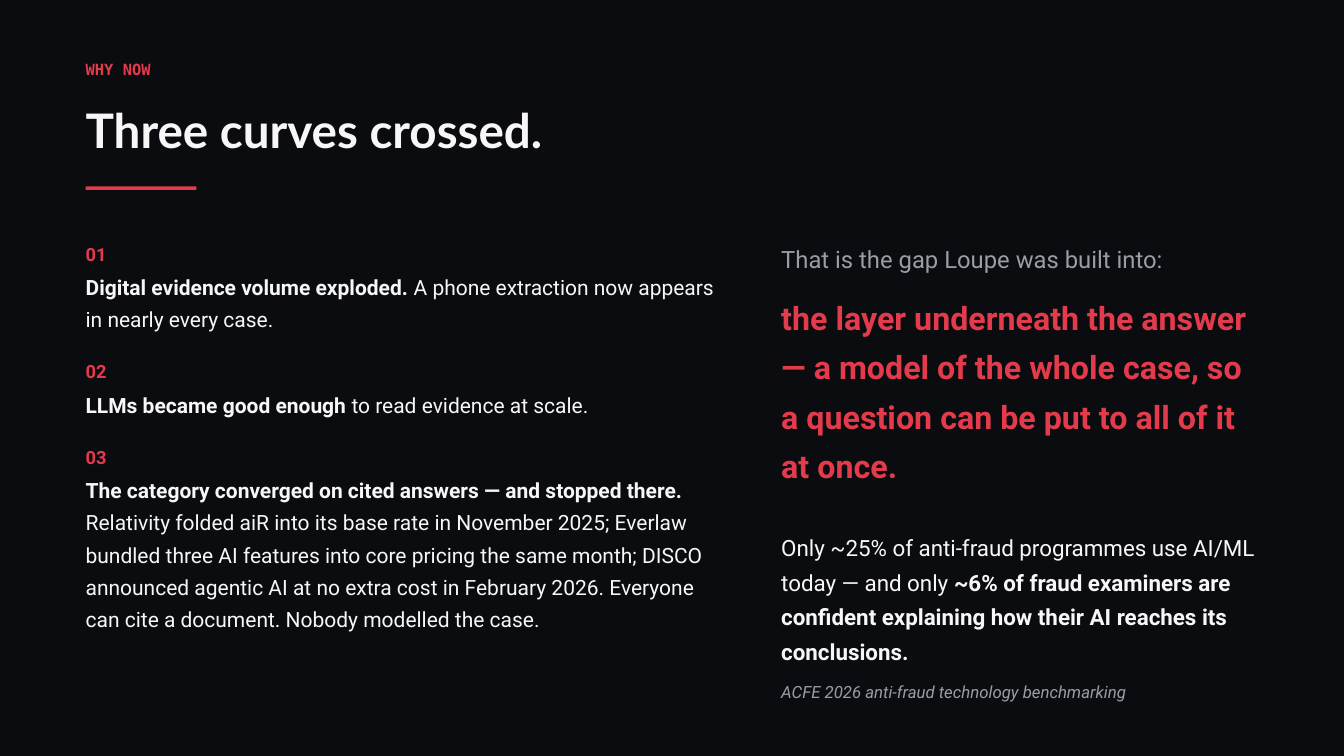
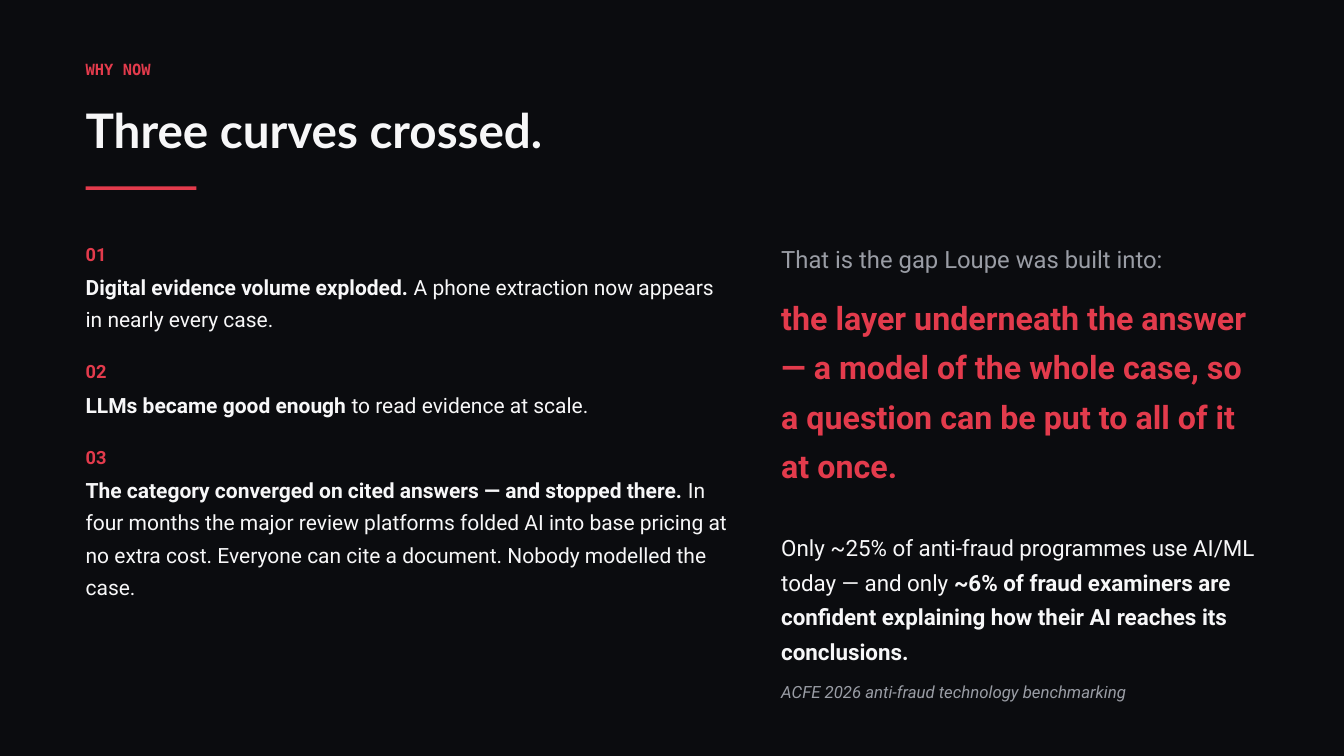
Before and after one commit to conorbowles51/owl-n4j, a slide deck: slide 3 of Loupe-NDRC-deck.pptx. Drawn at 1344x756 pixels with LibreOffice and Linux fonts; fonts in the diff are those of the drawing. Boxes give left, top, right and bottom in pixels: in the first picture for what was removed or moved away, otherwise in the second. Text is boxed around its words. In the diff, an @@ line names an element or a change of style, - is before the commit and + after.

```diff
--- a/Loupe-NDRC-deck.pptx
+++ b/Loupe-NDRC-deck.pptx
@@ text at (86,482,727,596): text changed @@
-The category converged on cited answers — and stopped there. Relativity folded aiR into its base rate in November 2025; Everlaw bundled three AI features into core pricing the same month; DISCO announced agentic AI at no extra cost in February 2026. Everyone can cite a document. Nobody modelled the case.
+The category converged on cited answers — and stopped there. In four months the major review platforms folded AI into base pricing at no extra cost. Everyone can cite a document. Nobody modelled the case.
```
Also in this commit, not shown: 4 other slides changed, 6 other files.
